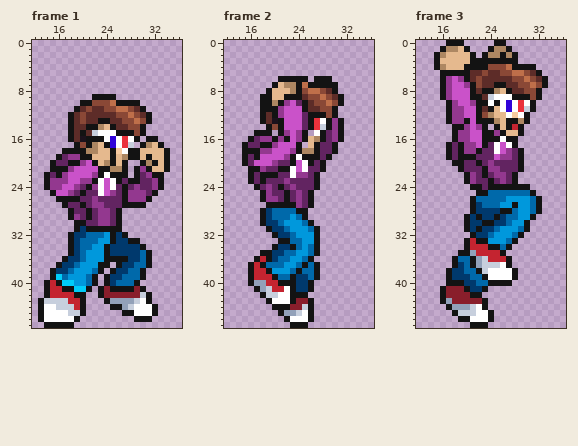
Pixel-art file, stored at GameX/Assets/Player/anim_jump.aseprite. The first picture shows the starting point.
48x48 pixels, 3 frames. Shown: frame 1: x 12..36, y 0..47; frame 2: x 12..36, y 0..47; frame 3: x 12..36, y 0..47.
New version:
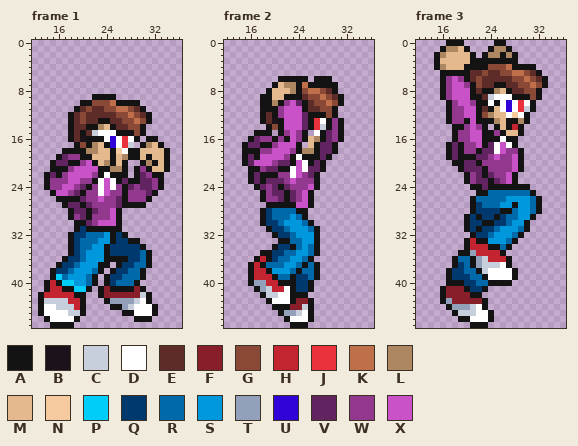
Palette (. is transparent): A #131313  B #1c121c  C #c7cfdd  D #ffffff  E #5d2c28  F #891e2b  G #8a4836  H #c42430  J #ea323c  K #bf6f4a  L #ad8762  M #e5b98e  N #f6ca9f  P #00cdf9  Q #00396d  R #0069aa  S #0098dc  T #92a1b9  U #3003d9  V #622461  W #93388f  X #ca52c9
Change:
Frame 1:
The edit adds colour A in row 42 at x 13.
Colour D gives way to colour A in row 46 at x 14.
Colour A gives way to colour H in row 42 at x 14.
Colour V gives way to colour W in row 24 at x 26; in row 25 at x 21 to 22 and 26; in row 26 at x 21 and 24 to 25; in row 27 at x 24 to 25; in rows 29 to 30 at x 22.
Colour V gives way to colour X in row 26 at x 23; in rows 28 to 30 at x 25.
Colour W gives way to colour X in row 30 at x 23 to 24.
Colour A is removed in row 46 at x 13; in row 47 at x 14.
Frame 2:
Colour V gives way to colour W in row 22 at x 21 to 22; in row 23 at x 24 to 26; in row 24 at x 24 to 25.
Colour V gives way to colour X in row 23 at x 23; in row 24 at x 26; in rows 25 to 27 at x 25.
Colour W gives way to colour X in row 22 at x 24; in row 27 at x 24.
Frame 3:
Colour V gives way to colour W in row 18 at x 28; in row 19 at x 24; in row 20 at x 23 and 25 to 27; in row 21 at x 26 to 27.
Colour V gives way to colour X in rows 19 to 21 at x 28; in rows 22 to 23 at x 27.
Pixel boxes of the changes (left, top, right, bottom) in both pictures:
changed: (86, 184, 122, 226)
changed: (38, 292, 50, 328)
changed: (278, 172, 314, 208)
changed: (482, 148, 518, 184)
